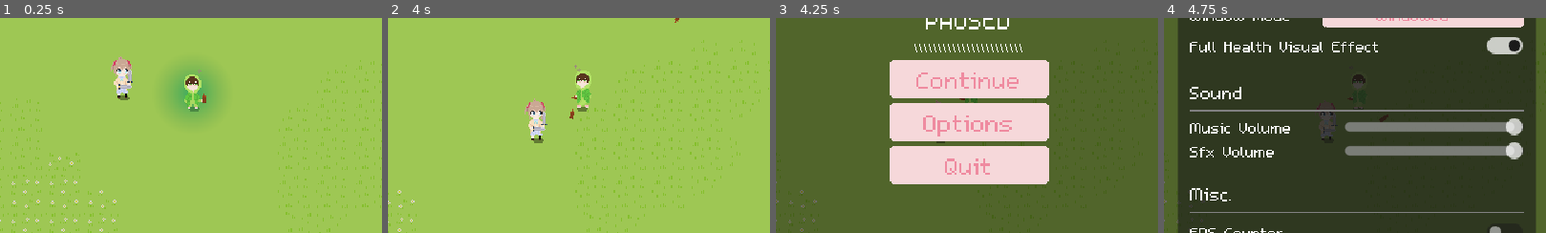
Above: before the commit, frames 1-4 (left to right).
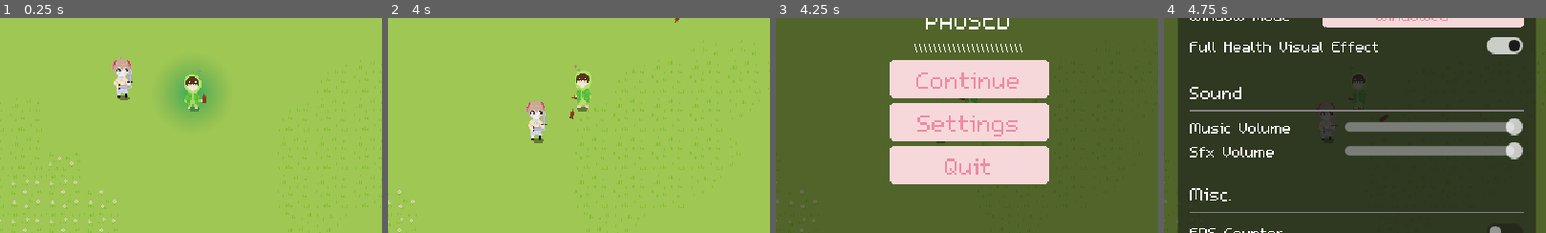
Above: after the commit, the same moments.

Repository: KotgeDev/Neuro-Adventures
Game: Godot game, scene res://scenes/maps/farm.tscn
The game is run twice, just before and just after one commit, with the same random seed, the same clock (stepped at 60 frames per second) and the same inputs. This scene is started directly instead of the project's main scene.
Inputs (mouse positions are % of the whole screen's width and height, from its top left):
- Up to frame 1 (0.25 s): no input
- Up to frame 2 (4 s): move the mouse to (72, 45) at 0.52 s; hold D (right) 0.53-1.28 s; tap Space (ability) at 0.6, 2.1, 3.6 s; move the mouse to (30, 55) at 1.27 s; hold S (down) 1.28-2.03 s; tap Mouse wheel up (mouse_scroll) at 1.35, 2.85 s; move the mouse to (60, 28) at 2.02 s; hold D (right) 2.03-2.78 s; move the mouse to (45, 70) at 2.77 s; hold W (up) 2.78-3.53 s; move the mouse to (80, 65) at 3.52 s; hold A (left) from 3.53 s (still down)
- Up to frame 3 (4.25 s): keep holding A (left); tap Escape (menu) at 4.15 s
- Up to frame 4 (4.75 s): release A (left) at 4.25 s; click "Options" (after the commit: "Settings") at 4.25 s
The pictures show only the part of the screen within x 25-75%, y 32-82%; the shares and areas given below are measured in that part.

Frames 1-2 are identical in both runs. In frame 3, 0.8% of the frame differs, in the area x 37-64%, y 45-56%; in frame 4, nothing differs.
Error after the commit: Assertion failed: Cannot find the config file res://config/prod.cfg (res://scripts/account/account_manager.gd:39)

Commit message:
refractor

Diff:
--- a/project.godot
+++ b/project.godot
@@ -19,11 +19,11 @@
 
 Globals="*res://scripts/shared/globals.gd"
 AudioSystem="*res://scripts/audio/audiosystem.gd"
-SavedOptions="*res://scripts/options/saved_options.gd"
+SettingsManager="*res://scripts/settings/settings_manager.gd"
 AchievementManager="*res://scripts/achievements/achievement_manager.gd"
 CharacterDataManager="*res://scripts/characters/character_data_manager.gd"
 MapManager="*res://scripts/maps/map_manager.gd"
-AccountManager="*res://scripts/leaderboard/account_manager.gd"
+AccountManager="*res://scripts/account/account_manager.gd"
 
 [display]
 
--- a/scenes/options/options_menu.tscn
+++ b/scenes/settings/settings_menu.tscn
@@ -1,11 +1,11 @@
 [gd_scene load_steps=8 format=3 uid="uid://b6j6utnkndtjo"]
 
-[ext_resource type="Script" path="res://scripts/options/options_menu.gd" id="1_ap703"]
+[ext_resource type="Script" path="res://scripts/settings/settings_menu.gd" id="1_ap703"]
 [ext_resource type="Theme" uid="uid://cbqv70ya041cw" path="res://assets/themes/default_theme.tres" id="3_fx5r4"]
-[ext_resource type="Script" path="res://scripts/options/window_mode_options.gd" id="4_s65oh"]
-[ext_resource type="PackedScene" uid="uid://b3ylcqvevfyfh" path="res://scenes/options/volume_slider.tscn" id="5_05trf"]
-[ext_resource type="Script" path="res://scripts/options/full_health_toggle.gd" id="5_ogmc3"]
-[ext_resource type="Script" path="res://scripts/options/fps_counter_toggle.gd" id="6_s04cr"]
+[ext_resource type="Script" path="res://scripts/settings/window_mode_options.gd" id="4_s65oh"]
+[ext_resource type="PackedScene" uid="uid://b3ylcqvevfyfh" path="res://scenes/settings/volume_slider.tscn" id="5_05trf"]
+[ext_resource type="Script" path="res://scripts/settings/full_health_toggle.gd" id="5_ogmc3"]
+[ext_resource type="Script" path="res://scripts/settings/fps_counter_toggle.gd" id="6_s04cr"]
 [ext_resource type="PackedScene" uid="uid://e8y2spmxgfec" path="res://scenes/ui/close_button.tscn" id="7_tqgol"]
 
 [node name="OptionsMenu" type="Control"]
--- a/scenes/options/volume_slider.tscn
+++ b/scenes/settings/volume_slider.tscn
@@ -1,6 +1,6 @@
 [gd_scene load_steps=2 format=3 uid="uid://b3ylcqvevfyfh"]
 
-[ext_resource type="Script" path="res://scripts/options/volume_slider.gd" id="1_gpj18"]
+[ext_resource type="Script" path="res://scripts/settings/volume_slider.gd" id="1_gpj18"]
 
 [node name="VolumeSlider" type="HSlider"]
 custom_minimum_size = Vector2(150, 0)
--- a/scenes/ui/main_menu.tscn
+++ b/scenes/ui/main_menu.tscn
@@ -12,7 +12,7 @@
 [ext_resource type="Texture2D" uid="uid://di08f38sbim1l" path="res://assets/ui/settings_icon.png" id="10_tuq7r"]
 [ext_resource type="Texture2D" uid="uid://yik43suynten" path="res://assets/ui/settings_pressed_icon.png" id="11_po4xl"]
 [ext_resource type="BitMap" uid="uid://b1jvhkx7k0dad" path="res://assets/ui/settings_icon_clip_mask.png" id="12_pda2o"]
-[ext_resource type="PackedScene" uid="uid://b6j6utnkndtjo" path="res://scenes/options/options_menu.tscn" id="13_tpbcu"]
+[ext_resource type="PackedScene" uid="uid://b6j6utnkndtjo" path="res://scenes/settings/settings_menu.tscn" id="13_tpbcu"]
 [ext_resource type="PackedScene" uid="uid://bnaykxnl0tv10" path="res://scenes/ui/credits.tscn" id="14_0sj3f"]
 [ext_resource type="PackedScene" uid="uid://dm3hkvfawh3kq" path="res://scenes/achievements/achievements_menu.tscn" id="15_24ye3"]
 [ext_resource type="PackedScene" uid="uid://drltyl0upuj5g" path="res://scenes/ui/announcements.tscn" id="16_ngfms"]
@@ -112,7 +112,7 @@
 grow_vertical = 2
 mouse_filter = 2
 
-[node name="OptionsMenu" parent="Menus" instance=ExtResource("13_tpbcu")]
+[node name="SettingsMenu" parent="Menus" instance=ExtResource("13_tpbcu")]
 unique_name_in_owner = true
 visible = false
 layout_mode = 1
--- a/scenes/ui/pause_manager.tscn
+++ b/scenes/ui/pause_manager.tscn
@@ -1,7 +1,7 @@
 [gd_scene load_steps=3 format=3 uid="uid://dd3l4otjd8b3x"]
 
 [ext_resource type="Script" path="res://scripts/ui/pause_manager.gd" id="1_oau80"]
-[ext_resource type="PackedScene" uid="uid://b6j6utnkndtjo" path="res://scenes/options/options_menu.tscn" id="2_vkadx"]
+[ext_resource type="PackedScene" uid="uid://b6j6utnkndtjo" path="res://scenes/settings/settings_menu.tscn" id="2_72dci"]
 
 [node name="PauseManager" type="Control"]
 layout_mode = 3
@@ -68,18 +68,18 @@
 
 [node name="OptionsButton" type="Button" parent="PausedMenu/MenuContainer"]
 layout_mode = 2
-text = "Options"
+text = "Settings"
 
 [node name="QuitButton" type="Button" parent="PausedMenu/MenuContainer"]
 layout_mode = 2
 text = "Quit
 "
 
-[node name="OptionsMenu" parent="." instance=ExtResource("2_vkadx")]
+[node name="SettingsMenu" parent="." instance=ExtResource("2_72dci")]
 visible = false
 layout_mode = 1
 
 [connection signal="pressed" from="PausedMenu/MenuContainer/ContinueButton" to="." method="_on_continue_button_pressed"]
 [connection signal="pressed" from="PausedMenu/MenuContainer/OptionsButton" to="." method="_on_options_button_pressed"]
 [connection signal="pressed" from="PausedMenu/MenuContainer/QuitButton" to="." method="_on_quit_button_pressed"]
-[connection signal="close_panel" from="OptionsMenu" to="." method="_on_options_menu_close_panel"]
+[connection signal="close_panel" from="SettingsMenu" to="." method="_on_settings_menu_close_panel"]
--- /dev/null
+++ b/scripts/account/account_manager.gd
@@ -0,0 +1,45 @@
+extends Node
+
+@onready var http_request = HTTPRequest.new()
+
+var config: ConfigFile
+
+var version: String
+var address: String
+var password: String
+
+# Called when the node enters the scene tree for the first time.
+func _ready():
+	add_child(http_request)
+	http_request.request_completed.connect(_on_request_completed)
+
+	config = _load_config_file("res://config/prod.cfg")
+	version = config.get_value("server", "version")
+	address = config.get_value("server", "address")
+	password = config.get_value("server", "password")
+
+	get_leaderboard()
+
+func get_leaderboard() -> void:
+	print("Requesting leaderboard data from ", config.get_value("server", "address"))
+	http_request.request(address)
+
+func send_score(score: int, map: int) -> void:
+	pass
+
+func _on_request_completed(result, response_code, headers, body) -> void:
+	#var json = JSON.parse_string(body.get_string_from_utf8())
+	print("Leaderboard received!")
+	print("Data is: ", body.get_string_from_utf8())
+
+func _load_config_file(filename: String) -> Variant:
+	var file: ConfigFile = ConfigFile.new()
+
+	var err: Error = file.load(filename)
+	assert(err != Error.ERR_FILE_NOT_FOUND, "Cannot find the config file %s" % filename)
+
+	if err != OK:
+		printerr("Failed to load config file %s, error %d" % [filename, err])
+		return null
+
+	return file
--- a/scripts/leaderboard/account_manager.gd
+++ /dev/null
@@ -1,15 +0,0 @@
-extends Node
-
-
-# Called when the node enters the scene tree for the first time.
-func _ready():
-	pass # Replace with function body.
-
-
-
-func grab_leaderboard() -> void:
-	pass
-
-
-func send_score(score: int, map: int, version: int) -> void:
-	pass
--- a/scripts/maps/map.gd
+++ b/scripts/maps/map.gd
@@ -45,7 +45,7 @@
 	Globals.add_collectible_generator.connect(_on_add_collectible_generator)
 	Globals.enemy_killed.connect(_on_enemy_killed)
 
-	match SavedOptions.settings.ai_selected:
+	match SettingsManager.settings.ai_selected:
 		Globals.CharacterChoice.NEURO:
 			ai_scene = neuro_template.instantiate()
 			add_child(ai_scene)
@@ -55,7 +55,7 @@
 			add_child(ai_scene)
 			ai_scene.global_position = AI_POS
 
-	match SavedOptions.settings.collab_partner_selected:
+	match SettingsManager.settings.collab_partner_selected:
 		Globals.CharacterChoice.VEDAL:
 			collab_scene = vedal_template.instantiate()
 			add_child(collab_scene)
--- a/scripts/options/full_health_toggle.gd
+++ b/scripts/settings/fps_counter_toggle.gd
@@ -1,9 +1,11 @@
 extends CheckButton
+
 
 # Called when the node enters the scene tree for the first time.
 func _ready():
-	button_pressed = SavedOptions.settings.full_health_effect
+	button_pressed = SettingsManager.settings.fps_counter
 	toggled.connect(_on_toggled)
 
 func _on_toggled(toggled_on: bool) -> void:
-	SavedOptions.settings.full_health_effect = toggled_on
+	SettingsManager.settings.fps_counter = toggled_on
+	Globals.change_fps_counter_state.emit(toggled_on)
--- a/scripts/options/fps_counter_toggle.gd
+++ b/scripts/settings/full_health_toggle.gd
@@ -1,11 +1,9 @@
 extends CheckButton
-
 
 # Called when the node enters the scene tree for the first time.
 func _ready():
-	button_pressed = SavedOptions.settings.fps_counter
+	button_pressed = SettingsManager.settings.full_health_effect
 	toggled.connect(_on_toggled)
 
 func _on_toggled(toggled_on: bool) -> void:
-	SavedOptions.settings.fps_counter = toggled_on
-	Globals.change_fps_counter_state.emit(toggled_on)
+	SettingsManager.settings.full_health_effect = toggled_on
--- a/scripts/options/saved_options.gd
+++ b/scripts/settings/settings_manager.gd
@@ -81,15 +81,15 @@
 
 func set_window_mode(index) -> void:
 	match index:
-		SavedOptions.WindowMode.FULL_SCREEN:
+		SettingsManager.WindowMode.FULL_SCREEN:
 			DisplayServer.window_set_mode(DisplayServer.WINDOW_MODE_FULLSCREEN)
 			DisplayServer.window_set_flag(DisplayServer.WINDOW_FLAG_BORDERLESS, false)
-		SavedOptions.WindowMode.WINDOWED:
+		SettingsManager.WindowMode.WINDOWED:
 			DisplayServer.window_set_mode(DisplayServer.WINDOW_MODE_WINDOWED)
 			DisplayServer.window_set_flag(DisplayServer.WINDOW_FLAG_BORDERLESS, false)
-		SavedOptions.WindowMode.BORDERLESS_WINDOW:
+		SettingsManager.WindowMode.BORDERLESS_WINDOW:
 			DisplayServer.window_set_mode(DisplayServer.WINDOW_MODE_WINDOWED)
 			DisplayServer.window_set_flag(DisplayServer.WINDOW_FLAG_BORDERLESS, true)
-		SavedOptions.WindowMode.BORDERLESS_FULL_SCREEN:
+		SettingsManager.WindowMode.BORDERLESS_FULL_SCREEN:
 			DisplayServer.window_set_mode(DisplayServer.WINDOW_MODE_FULLSCREEN)
 			DisplayServer.window_set_flag(DisplayServer.WINDOW_FLAG_BORDERLESS, true)
--- a/scripts/options/options_menu.gd
+++ b/scripts/settings/settings_menu.gd
@@ -6,4 +6,4 @@
 func close():
 	visible = false
 	close_panel.emit()
-	SavedOptions.save_settings.emit()
+	SettingsManager.save_settings.emit()
--- a/scripts/options/volume_slider.gd
+++ b/scripts/settings/volume_slider.gd
@@ -8,9 +8,9 @@
 	value_changed.connect(_on_value_changed)
 
 	if bus_name == "music":
-		value = SavedOptions.settings.music_volume
+		value = SettingsManager.settings.music_volume
 	elif bus_name == "soundfx":
-		value = SavedOptions.settings.sfx_volume
+		value = SettingsManager.settings.sfx_volume
 
 func _on_value_changed(value: float):
 	AudioServer.set_bus_volume_db(
@@ -19,6 +19,6 @@
 	)
 
 	if bus_name == "music":
-		SavedOptions.settings.music_volume = value
+		SettingsManager.settings.music_volume = value
 	elif bus_name == "soundfx":
-		SavedOptions.settings.sfx_volume = value
+		SettingsManager.settings.sfx_volume = value
--- a/scripts/options/vsync_options.gd
+++ b/scripts/settings/vsync_options.gd
@@ -4,12 +4,12 @@
 
 func _ready() -> void:
 	item_selected.connect(_on_vsync_mode_selected)
-	selected = SavedOptions.settings.vsync_mode
+	selected = SettingsManager.settings.vsync_mode
 	mouse_entered.connect(_on_mouse_button_entered)
 
 func _on_vsync_mode_selected(index):
 	DisplayServer.window_set_vsync_mode(index)
-	SavedOptions.settings.vsync_mode = index
+	SettingsManager.settings.vsync_mode = index
 
 func _on_mouse_button_entered():
 	AudioSystem.play_sfx(menu_blip, get_viewport_rect().size / 2.0)
--- a/scripts/options/window_mode_options.gd
+++ b/scripts/settings/window_mode_options.gd
@@ -4,12 +4,12 @@
 
 func _ready() -> void:
 	item_selected.connect(_on_window_mode_selected)
-	selected = SavedOptions.settings.window_mode
+	selected = SettingsManager.settings.window_mode
 	mouse_entered.connect(_on_mouse_button_entered)
 
 func _on_window_mode_selected(index):
-	SavedOptions.set_window_mode(index)
-	SavedOptions.settings.window_mode = index
+	SettingsManager.set_window_mode(index)
+	SettingsManager.settings.window_mode = index
 
 func _on_mouse_button_entered():
 	AudioSystem.play_sfx(menu_blip, get_viewport_rect().size / 2.0)
--- a/scripts/ui/character_choice_menu.gd
+++ b/scripts/ui/character_choice_menu.gd
@@ -38,8 +38,8 @@
 
 func _ready() -> void:
 	Input.set_custom_mouse_cursor(null)
-	ai_selection = SavedOptions.settings.ai_selected
-	collab_selection = SavedOptions.settings.collab_partner_selected
+	ai_selection = SettingsManager.settings.ai_selected
+	collab_selection = SettingsManager.settings.collab_partner_selected
 	set_selection()
 
 func _on_return_button_pressed():
@@ -83,21 +83,21 @@
 func set_selection() -> void:
 	match ai_selection:
 		Globals.CharacterChoice.NEURO:
-			SavedOptions.settings.ai_selected = Globals.CharacterChoice.NEURO
+			SettingsManager.settings.ai_selected = Globals.CharacterChoice.NEURO
 			ai_sprite.texture = neuro_texture
 			ai_description.text = neuro_description
 		Globals.CharacterChoice.EVIL:
-			SavedOptions.settings.ai_selected = Globals.CharacterChoice.EVIL
+			SettingsManager.settings.ai_selected = Globals.CharacterChoice.EVIL
 			ai_sprite.texture = evil_texture
 			ai_description.text = evil_description
 	match collab_selection:
 		Globals.CharacterChoice.VEDAL:
-			SavedOptions.settings.collab_partner_selected = Globals.CharacterChoice.VEDAL
+			SettingsManager.settings.collab_partner_selected = Globals.CharacterChoice.VEDAL
 			collab_sprite.texture = vedal_texture
 			collab_description.text = vedal_description
 		Globals.CharacterChoice.ANNY:
-			SavedOptions.settings.collab_partner_selected = Globals.CharacterChoice.ANNY
+			SettingsManager.settings.collab_partner_selected = Globals.CharacterChoice.ANNY
 			collab_sprite.texture = anny_texture
 			collab_description.text = anny_description
 
-	SavedOptions.save_settings.emit()
+	SettingsManager.save_settings.emit()
--- a/scripts/ui/character_displayer.gd
+++ b/scripts/ui/character_displayer.gd
@@ -45,7 +45,7 @@
 	else:
 		shared_upgrades_db = CharacterDataManager.all_collab_db
 
-	saved_defaults = SavedOptions.default_upgrades[character]
+	saved_defaults = SettingsManager.default_upgrades[character]
 
 	for upgrade in shared_upgrades_db:
 		add_upgrade_panel(upgrades_container, upgrade)
@@ -146,8 +146,8 @@
 	for upgrade in default_upgrades:
 		new_default_upgrades.append(upgrade.upgrade_name)
 
-	SavedOptions.default_upgrades[character] = new_default_upgrades
-	SavedOptions.save_default_upgrades.emit()
+	SettingsManager.default_upgrades[character] = new_default_upgrades
+	SettingsManager.save_default_upgrades.emit()
 
 	queue_free()
 
--- a/scripts/ui/hud.gd
+++ b/scripts/ui/hud.gd
@@ -44,8 +44,8 @@
 
 	ashakepos = ai_health_bar.position
 	cshakepos = collab_partner_health_bar.position
-	set_fps_counter_state(SavedOptions.settings.fps_counter)
-	if SavedOptions.settings.full_health_effect:
+	set_fps_counter_state(SettingsManager.settings.fps_counter)
+	if SettingsManager.settings.full_health_effect:
 		ai_bar_full.visible = true
 		collab_partner_bar_full.visible = true
 	else:
@@ -67,13 +67,13 @@
 	collab_partner = get_tree().get_first_node_in_group("collab_partner")
 	map = get_tree().get_first_node_in_group("map")
 
-	match SavedOptions.settings.ai_selected:
+	match SettingsManager.settings.ai_selected:
 		Globals.CharacterChoice.NEURO:
 			$HealthBars/AIIcon.texture = load("res://assets/characters/ais/neuro_icon.png")
 		Globals.CharacterChoice.EVIL:
 			$HealthBars/AIIcon.texture = load("res://assets/characters/ais/evil_icon.png")
 
-	match SavedOptions.settings.collab_partner_selected:
+	match SettingsManager.settings.collab_partner_selected:
 		Globals.CharacterChoice.VEDAL:
 			$HealthBars/CollabPartnerIcon.texture = load("res://assets/characters/collab_partners/vedal_icon.png")
 		Globals.CharacterChoice.ANNY:
@@ -138,7 +138,7 @@
 			collab_partner_health_bar.position = cshakepos
 
 func _on_update_ai_health(max: float, health: float, loss := true) -> void:
-	if SavedOptions.settings.full_health_effect:
+	if SettingsManager.settings.full_health_effect:
 		if health == max:
 			ai_bar_full.visible = true
 		else:
@@ -151,7 +151,7 @@
 		ashaketime = 0.25
 
 func _on_update_collab_partner_health(max: float, health: float, loss := true) -> void:
-	if SavedOptions.settings.full_health_effect:
+	if SettingsManager.settings.full_health_effect:
 		if health == max:
 			collab_partner_bar_full.visible = true
 		else:
--- a/scripts/ui/main_menu.gd
+++ b/scripts/ui/main_menu.gd
@@ -1,6 +1,6 @@
 extends Control
 
-@onready var options_menu = %OptionsMenu
+@onready var settings_menu = %SettingsMenu
 @onready var achievements_menu = %AchievementsMenu
 @onready var credits_menu = %CreditsMenu
 @onready var announcements = %Announcements
@@ -14,7 +14,7 @@
 	if AudioSystem.music_player.stream != menu_song:
 		AudioSystem.play_music(menu_song)
 
-	options_menu.close_panel.connect(_on_close)
+	settings_menu.close_panel.connect(_on_close)
 	credits_menu.close_panel.connect(_on_close)
 	achievements_menu.close_panel.connect(_on_close)
 	announcements.close_panel.connect(_on_close)
@@ -36,7 +36,7 @@
 
 #region ICONS
 func _on_settings_icon_pressed():
-	options_menu.visible = true
+	settings_menu.visible = true
 	v_box_container.visible = false
 
 func _on_acheivements_icon_pressed():
--- a/scripts/ui/pause_manager.gd
+++ b/scripts/ui/pause_manager.gd
@@ -4,7 +4,7 @@
 
 @export var upgrades_menu: Control
 
-@onready var options_menu = $OptionsMenu
+@onready var settings_menu = $SettingsMenu
 @onready var paused_menu = $PausedMenu
 
 var start_time_msec := 0.0
@@ -18,7 +18,7 @@
 
 func _process(delta):
 	if Input.is_action_just_pressed("menu"):
-		if options_menu.visible or game_ended:
+		if settings_menu.visible or game_ended:
 			return
 
 		if upgrades_menu.visible:
@@ -71,11 +71,11 @@
 	unpause_game(true)
 
 func _on_options_button_pressed():
-	options_menu.visible = true
+	settings_menu.visible = true
 	paused_menu.visible = false
 
-func _on_options_menu_close_panel():
-	options_menu.visible = false
+func _on_settings_menu_close_panel():
+	settings_menu.visible = false
 	paused_menu.visible = true
 
 func _on_quit_button_pressed():
--- a/scripts/ui/team_character_scroll.gd
+++ b/scripts/ui/team_character_scroll.gd
@@ -63,11 +63,11 @@
 
 func select_card() -> void:
 	if ai_scroll:
-		SavedOptions.settings.ai_selected = selected_card.character
+		SettingsManager.settings.ai_selected = selected_card.character
 	else:
-		SavedOptions.settings.collab_partner_selected = selected_card.character
+		SettingsManager.settings.collab_partner_selected = selected_card.character
 
-	SavedOptions.save_settings.emit()
+	SettingsManager.save_settings.emit()
 
 	for card in v_container.get_children():
 		if card is CharacterCard and card.character != selected_card.character:
@@ -80,12 +80,12 @@
 func set_default() -> void:
 	if ai_scroll:
 		for card in v_container.get_children():
-			if card is CharacterCard and card.character == SavedOptions.settings.ai_selected:
+			if card is CharacterCard and card.character == SettingsManager.settings.ai_selected:
 				selected_card = card
 				break
 	else:
 		for card in v_container.get_children():
-			if card is CharacterCard and card.character == SavedOptions.settings.collab_partner_selected:
+			if card is CharacterCard and card.character == SettingsManager.settings.collab_partner_selected:
 				selected_card = card
 				break
 
--- a/scripts/ui/victory_display.gd
+++ b/scripts/ui/victory_display.gd
@@ -32,8 +32,8 @@
 	animation_player.play("anim")
 	mode_label.text = "Map: The Farm [%s]" %  MapManager.MapMode.keys()[MapManager.map_mode].to_lower().capitalize()
 	time_label.text = "Elapsed Time: %s" % pause_manager.get_elapsed_time()
-	ai_label.text = "AI: %s" % CharacterDataManager.character_data[SavedOptions.settings.ai_selected].character_name
-	collab_label.text = "Collab Partner: %s" % CharacterDataManager.character_data[SavedOptions.settings.collab_partner_selected].character_name
+	ai_label.text = "AI: %s" % CharacterDataManager.character_data[SettingsManager.settings.ai_selected].character_name
+	collab_label.text = "Collab Partner: %s" % CharacterDataManager.character_data[SettingsManager.settings.collab_partner_selected].character_name
 
 func _on_menu_button_pressed():
 	AudioSystem.end_music()
--- a/scripts/upgrades/upgrade_manager.gd
+++ b/scripts/upgrades/upgrade_manager.gd
@@ -17,16 +17,16 @@
 	add_upgrades_to_pool(CharacterDataManager.all_ai_db)
 	add_upgrades_to_pool(CharacterDataManager.all_collab_db)
 
-	ai_selected = SavedOptions.settings.ai_selected
-	collab_selected = SavedOptions.settings.collab_partner_selected
+	ai_selected = SettingsManager.settings.ai_selected
+	collab_selected = SettingsManager.settings.collab_partner_selected
 
 	add_upgrades_to_pool(CharacterDataManager.character_data[ai_selected].db)
-	lvl_up(find_upgrade(SavedOptions.default_upgrades[ai_selected][0]))
-	lvl_up(find_upgrade(SavedOptions.default_upgrades[ai_selected][1]))
+	lvl_up(find_upgrade(SettingsManager.default_upgrades[ai_selected][0]))
+	lvl_up(find_upgrade(SettingsManager.default_upgrades[ai_selected][1]))
 
 	add_upgrades_to_pool(CharacterDataManager.character_data[collab_selected].db)
-	lvl_up(find_upgrade(SavedOptions.default_upgrades[collab_selected][0]))
-	lvl_up(find_upgrade(SavedOptions.default_upgrades[collab_selected][1]))
+	lvl_up(find_upgrade(SettingsManager.default_upgrades[collab_selected][0]))
+	lvl_up(find_upgrade(SettingsManager.default_upgrades[collab_selected][1]))
 
 func find_upgrade(upgrade_name: String) -> Upgrade:
 	for upgrade in upgrades_pool:
